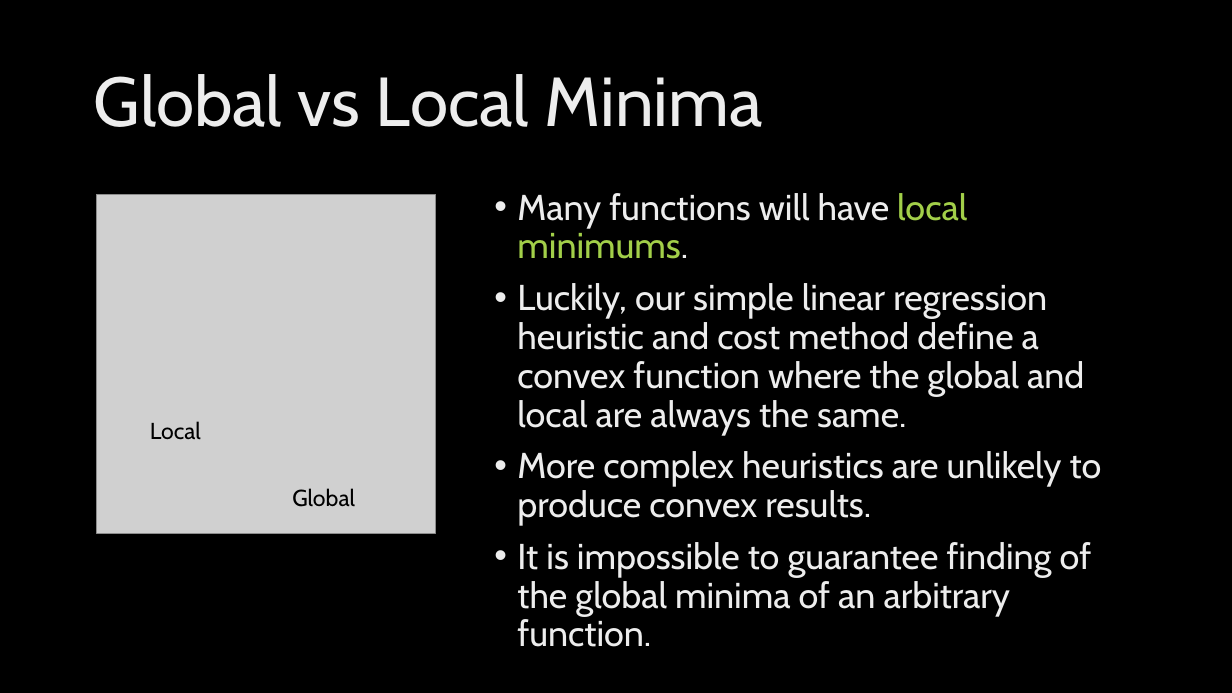
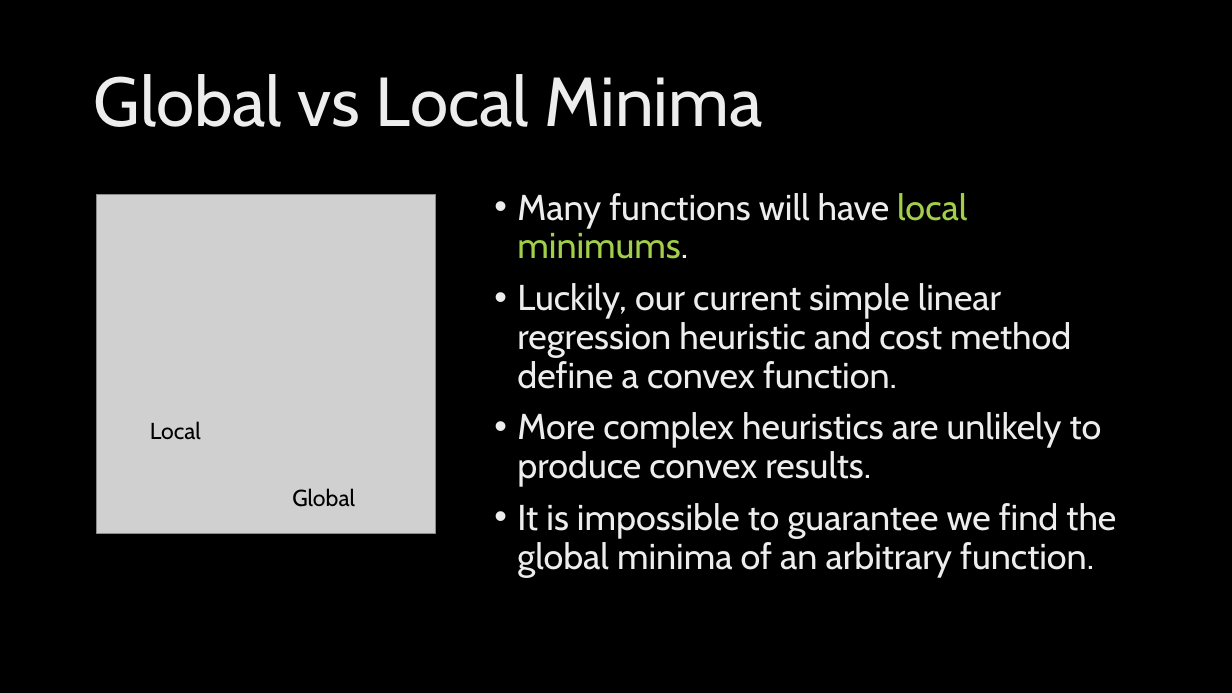
Before and after one commit to FleepyBeepy/Artificial-Intelligence, a slide deck: slide 14 of Lecture Slides/Linear Regression.pptx (slide 12 before the commit). Drawn at 1232x693 pixels with LibreOffice and Linux fonts; fonts in the diff are those of the drawing; grey boxes stand for pictures; background and template pictures are left out. Boxes give left, top, right and bottom in pixels: in the first picture for what was removed or moved away, otherwise in the second. Text is boxed around its words. In the diff, an @@ line names an element or a change of style, - is before the commit and + after.

Commit message:
- Added pseudo-code for linear regression methods - Cleaned up mild errors in basics and neural network materials

```diff
--- a/Lecture Slides/Linear Regression.pptx
+++ b/Lecture Slides/Linear Regression.pptx
@@ text at (517, 283, 1071, 389): text changed @@
-• Luckily, our simple linear regression heuristic and cost method define a convex function where the global and local are always the same.
+• Luckily, our current simple linear regression heuristic and cost method define a convex function.
@@ text at (517, 503, 1116, 578): text changed @@
-• It is impossible to guarantee finding of the global minima of an arbitrary function.
+• It is impossible to guarantee we find the global minima of an arbitrary function.
```
Also in this commit, not shown: 2 other slides changed, 6 slides added, 2 other files.
